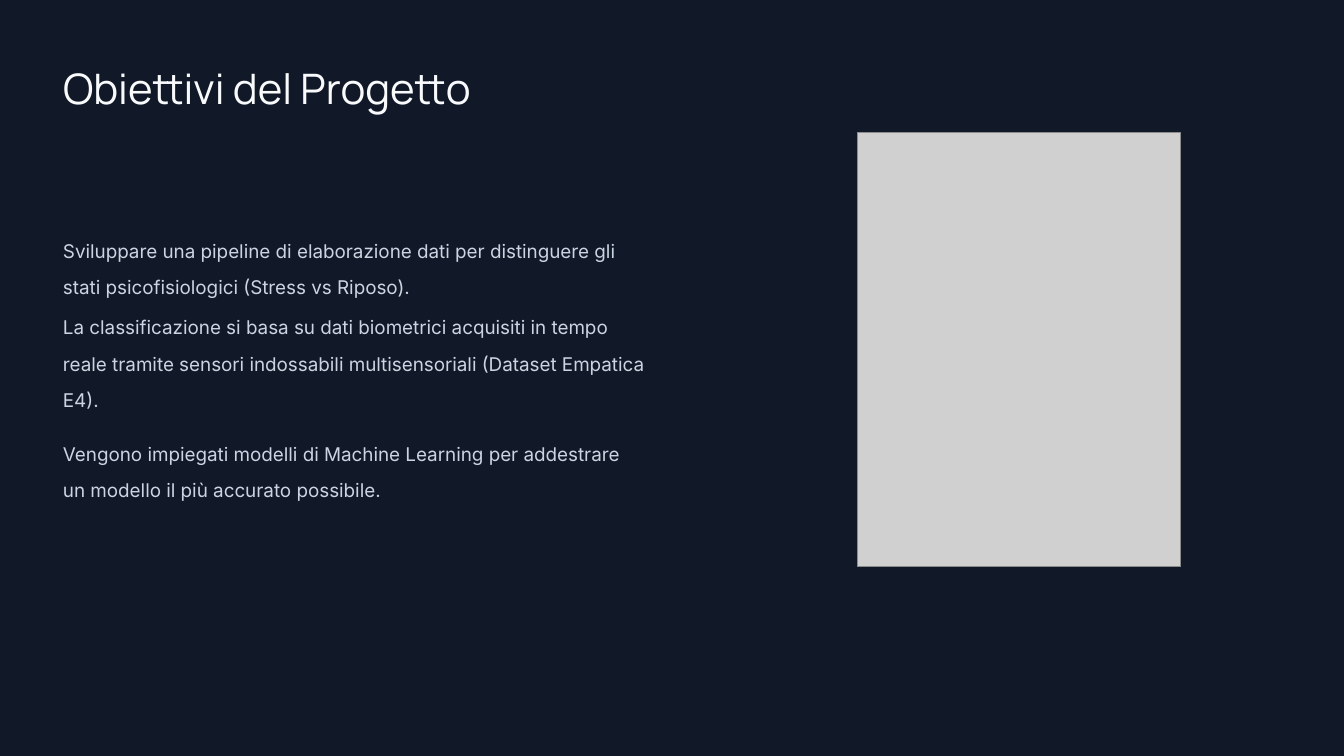
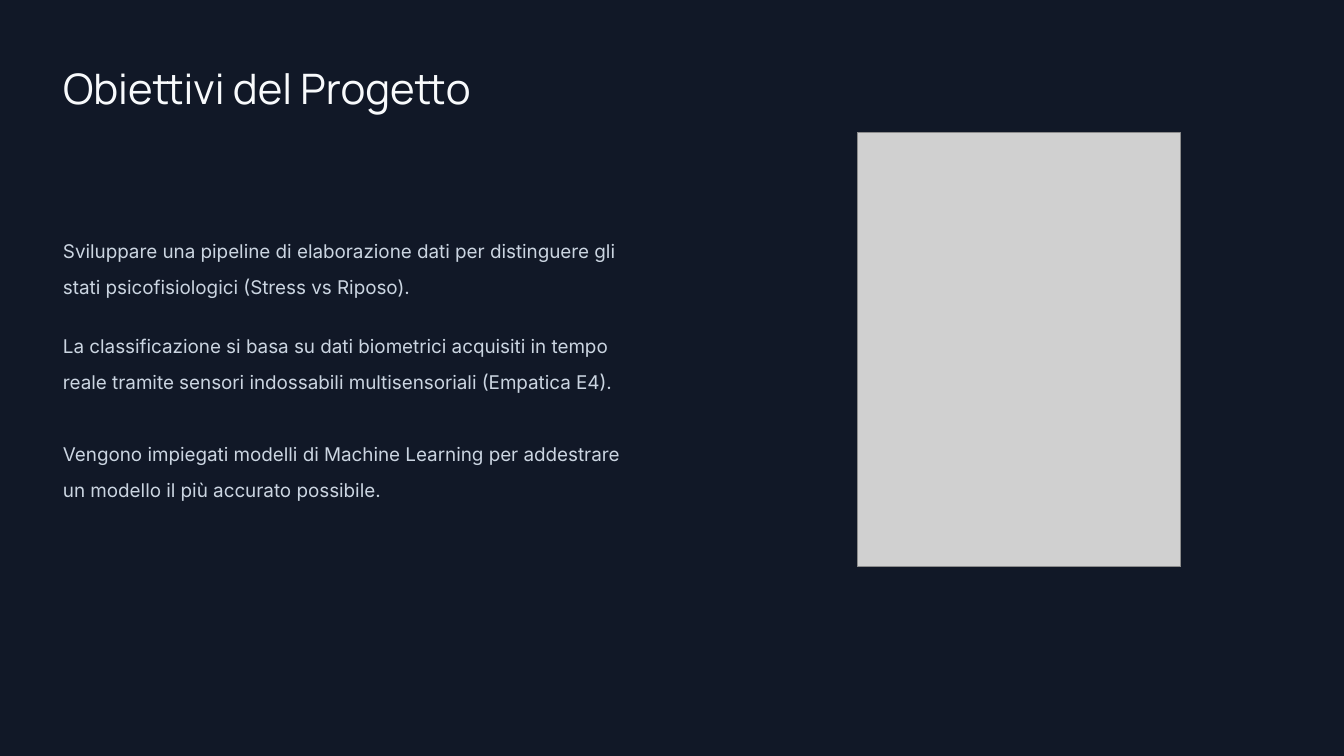
Before and after one commit to GABRYCA/ml-stress-rest, a slide deck: slide 2 of Progetto Interfacce Uomo-Macchina.pptx. Drawn at 1344x756 pixels with LibreOffice and Linux fonts; fonts in the diff are those of the drawing; grey boxes stand for pictures; background and template pictures are left out. Boxes give left, top, right and bottom in pixels: in the first picture for what was removed or moved away, otherwise in the second. Text is boxed around its words. In the diff, an @@ line names an element or a change of style, - is before the commit and + after.

```diff
--- a/Progetto Interfacce Uomo-Macchina.pptx
+++ b/Progetto Interfacce Uomo-Macchina.pptx
@@ text at (63, 338, 612, 393): text changed @@
-La classificazione si basa su dati biometrici acquisiti in tempo reale tramite sensori indossabili multisensoriali (Dataset Empatica E4).
+La classificazione si basa su dati biometrici acquisiti in tempo reale tramite sensori indossabili multisensoriali (Empatica E4).
```
Also in this commit, not shown: 5 other slides changed, 3 slides added, 8 slides removed, 6 other files.
